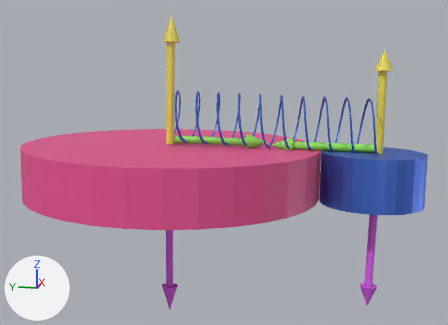
What one commit did to the glTF model public/cilindroVilaseca.glb.
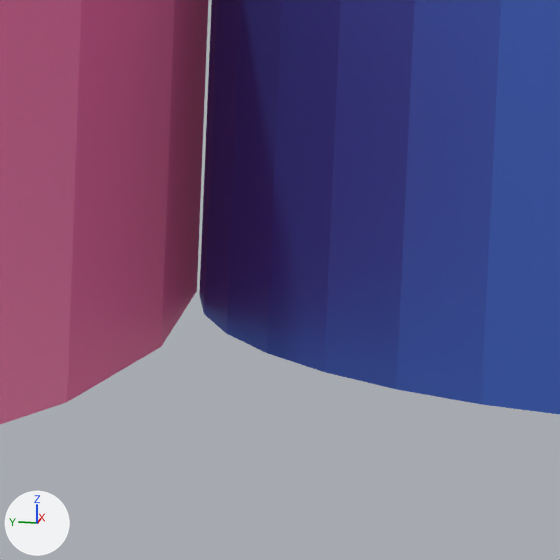
Each version is shown whole from a 50 mm camera at (-12.01, -3.47, 3.18) aimed at (0.04, -1.06, 0.17), then close up on the part from 66% to 80% of the width and 51% to 71% of the height. The lights are fixed; the arrows at lower left show +X, +Y and +Z. Where no turn or scale is listed for an object, it has been applied to the vertices. Vertices at the same position are counted once.

The scene before the commit, as lines of its bpy script (objects in view):
```python
me_cylinder_001 = bpy.data.meshes.new('Cylinder.001')
me_cylinder_001.from_pydata(...)  # 64 vertices, 124 faces; spans x -3.03..3.03, y -3.0..3.0, z -0.75..0.75
me_cylinder_001.materials.append(mat_circulo)  # pink #e75191
me_cylinder_021 = bpy.data.meshes.new('Cylinder.021')
me_cylinder_021.from_pydata(...)  # 8180 vertices, 16228 faces; spans x -1.04..1.04, y -1.0..4.12, z -2.48..2.47
# faces by material slot: [186, 15484, 186, 186, 186]
me_cylinder_021.materials.append(mat_material_009)  # pink #d65ee7
me_cylinder_021.materials.append(mat_resorterueda)  # blue #5c83e7
me_cylinder_021.materials.append(mat_material_002)  # yellow #e7da57
me_cylinder_021.materials.append(mat_material_016)  # green #8ee75e
me_cylinder_021.materials.append(mat_material_017)  # green #8ee75e
ob_cylinder_001 = bpy.data.objects.new('Cylinder.001', me_cylinder_001)
ob_cylinder_001.location = (0.0, 0.0, 0.0)
ob_cylinder_006 = bpy.data.objects.new('Cylinder.006', me_cylinder_021)
ob_cylinder_006.location = (0.016, -4.008, 0.0)
```
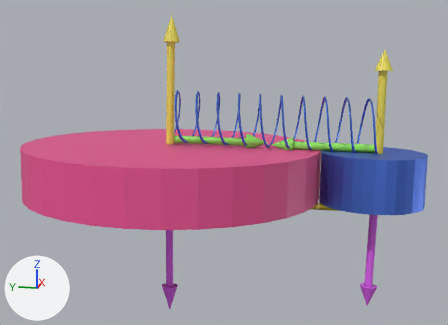
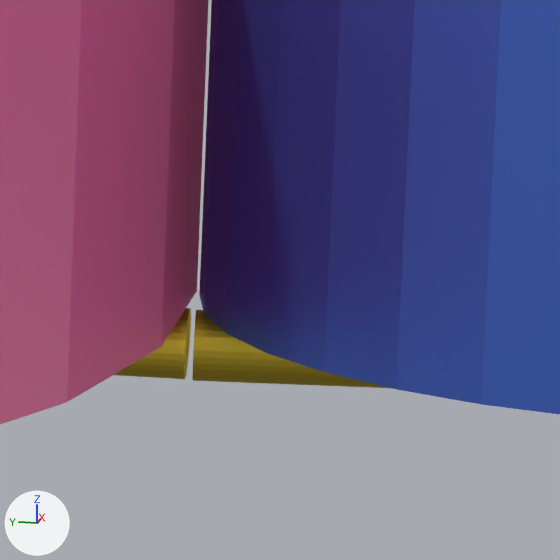
What differs and where, as boxes [x1, y1, x2, y2] in the close-ups (560 x 560 px):
'Cylinder.006', reshaped: before [199, 0, 560, 414]; after [114, 0, 560, 414]
part 1 of me_cylinder_021, added (yellow): after [114, 308, 191, 379]
part 2 of me_cylinder_021, added (yellow): after [192, 310, 388, 388]

What changed in the scene script:
```text
Add mat_material_010:
    mat_material_010 = principled_material('Material.010')
    mat_material_010.base_color = (0.8, 0.608, 0.0561)  # yellow #e7cd43
    mat_material_010.metallic = 50.0
Add mat_material_006:
    mat_material_006 = principled_material('Material.006')
    mat_material_006.base_color = (0.8, 0.608, 0.0561)  # yellow #e7cd43
    mat_material_006.metallic = 50.0
Change me_cylinder_021:
    where me_cylinder_021.from_pydata(...)  # 8180 vertices, 16228 faces; spans x -1.04..1.04, y -1.0..4.12, z -2.48..2.47
    used by ob_cylinder_006; location = (0.016, -4.008, 0.0)
    me_cylinder_021 part 1: the loose piece of 64 vertices spanning x -0.04..0.11, y -0.09..1.55, z 0.5..0.66 is copied, and the copy is scaled about its middle by (0.985, 0.596, 1), then moved by (-0.22, 0.77, -1.15), in mat_material_006 (yellow #e7cd43); it spans x -0.26..-0.1, y 1.01..2.0, z -0.65..-0.49
    me_cylinder_021 part 2: the loose piece of 64 vertices spanning x -1.04..1.04, y -1.0..1.0, z -0.59..0.59 is copied, and the copy is multiplied about its middle by the matrix ((-0.072, 0.006, 0.002), (-0.09, 0.001, -0.973), (-0.003, -0.08, 0.025)), then moved by (-0.16, 0.51, -0.57), in mat_material_010 (yellow #e7cd43); it spans x -0.24..-0.09, y 0.02..1.0, z -0.66..-0.47
    add me_cylinder_021.materials.append(mat_material_006)  # yellow #e7cd43
    add me_cylinder_021.materials.append(mat_material_010)  # yellow #e7cd43
```
